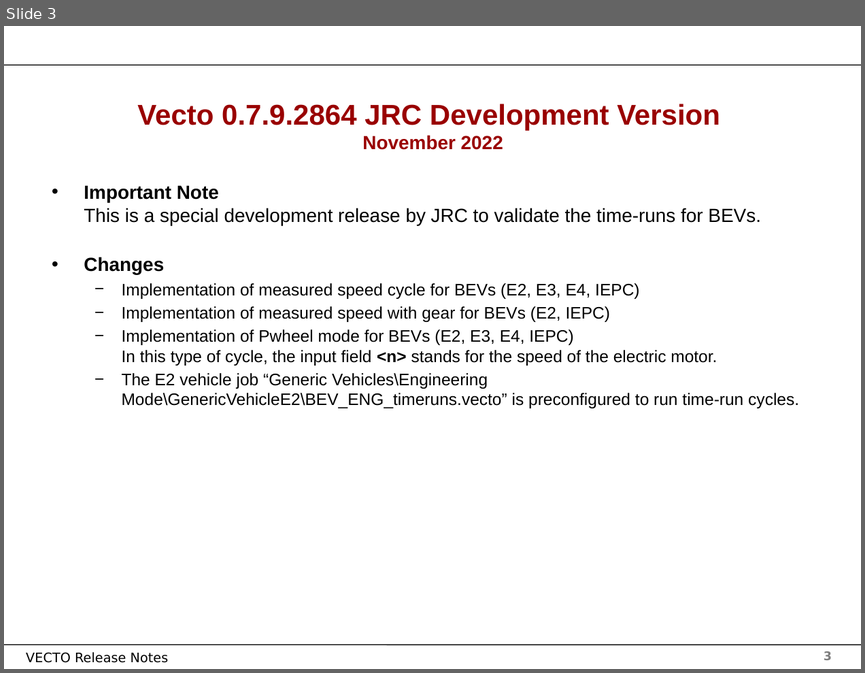
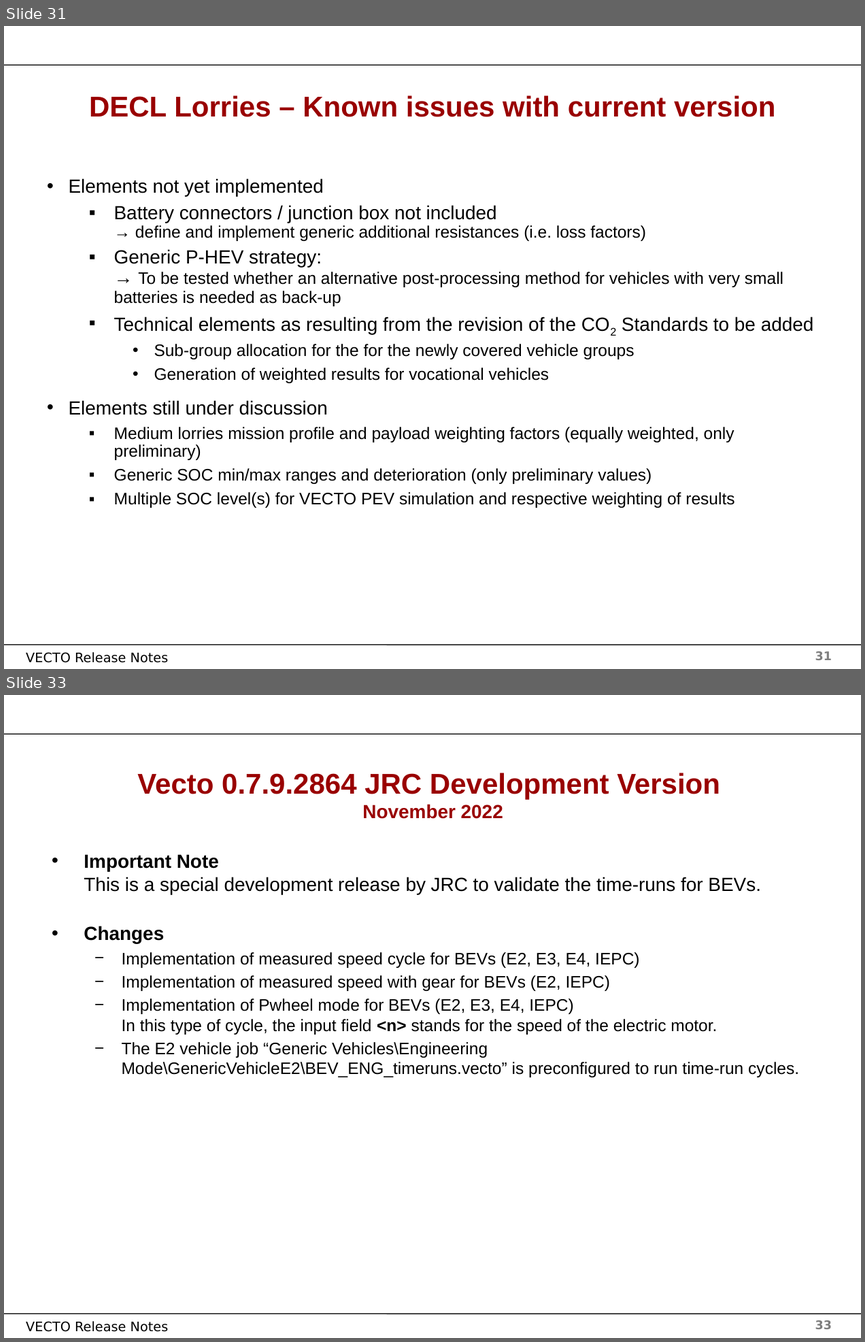
Before and after one commit to tanawadeatharva/BharatVECTO, a slide deck: Documentation/User Manual Source/Release Notes Vecto3.x.pptx. Shown one above the other, each under a label of ours: slide 3 before the commit, slides 31 and 33 after it; the slides between them are not shown. The pictures are 865x673 and 865x1342 pixels, drawn with LibreOffice and Linux fonts; fonts in the diff are those of the drawing; background and template pictures are left out. Boxes give left, top, right and bottom in pixels: in the first picture for what was removed or moved away, otherwise in the second. Text is boxed around its words. In the diff, an @@ line names an element or a change of style, - is before the commit and + after.

```diff
--- a/Documentation/User Manual Source/Release Notes Vecto3.x.pptx
+++ b/Documentation/User Manual Source/Release Notes Vecto3.x.pptx
@@ slide 31 added at [4,26,861,669], background #FFFFFF; not listed: 4 template elements that a slide beside it also shows @@
@@ title added at [89,95,775,117], 24 pt, text #990000, bold @@
+DECL Lorries – Known issues with current version
@@ text added at [68,178,814,507], 14 pt, text #000000 @@
+• Elements not yet implemented
+  ▪ Battery connectors / junction box not included
+    → define and implement generic additional resistances (i.e. loss factors)
+  ▪ Generic P-HEV strategy:
+    → To be tested whether an alternative post-processing method for vehicles with very small batteries is needed as back-up
+  ▪ Technical elements as resulting from the revision of the CO2 Standards to be added
+    • Sub-group allocation for the for the newly covered vehicle groups
+    • Generation of weighted results for vocational vehicles
+• Elements still under discussion
+  ▪ Medium lorries mission profile and payload weighting factors (equally weighted, only preliminary)
+  ▪ Generic SOC min/max ranges and deterioration (only preliminary values)
+  ▪ Multiple SOC level(s) for VECTO PEV simulation and respective weighting of results
@@ what was slide 3 is now slide 33 @@
@@ page number at [815,1320,832,1329]: text changed @@
-3
+33
```
Also in this commit, not shown: 29 other slides added.
